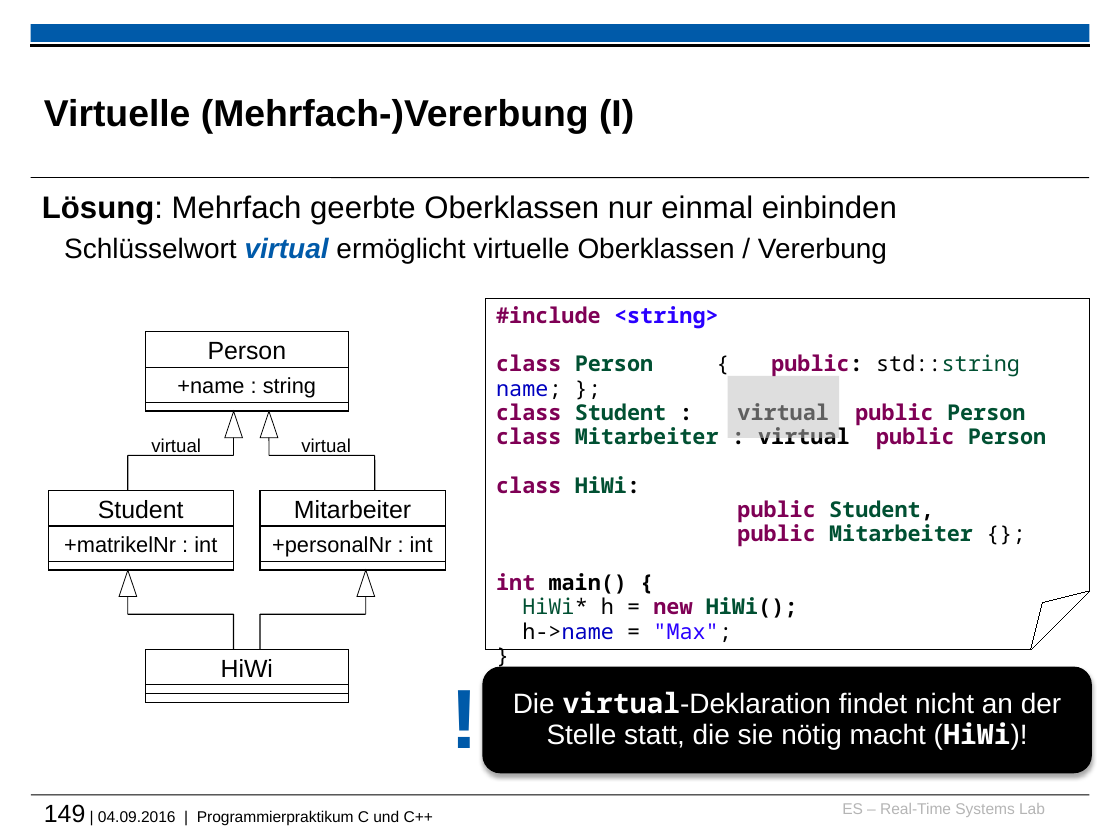
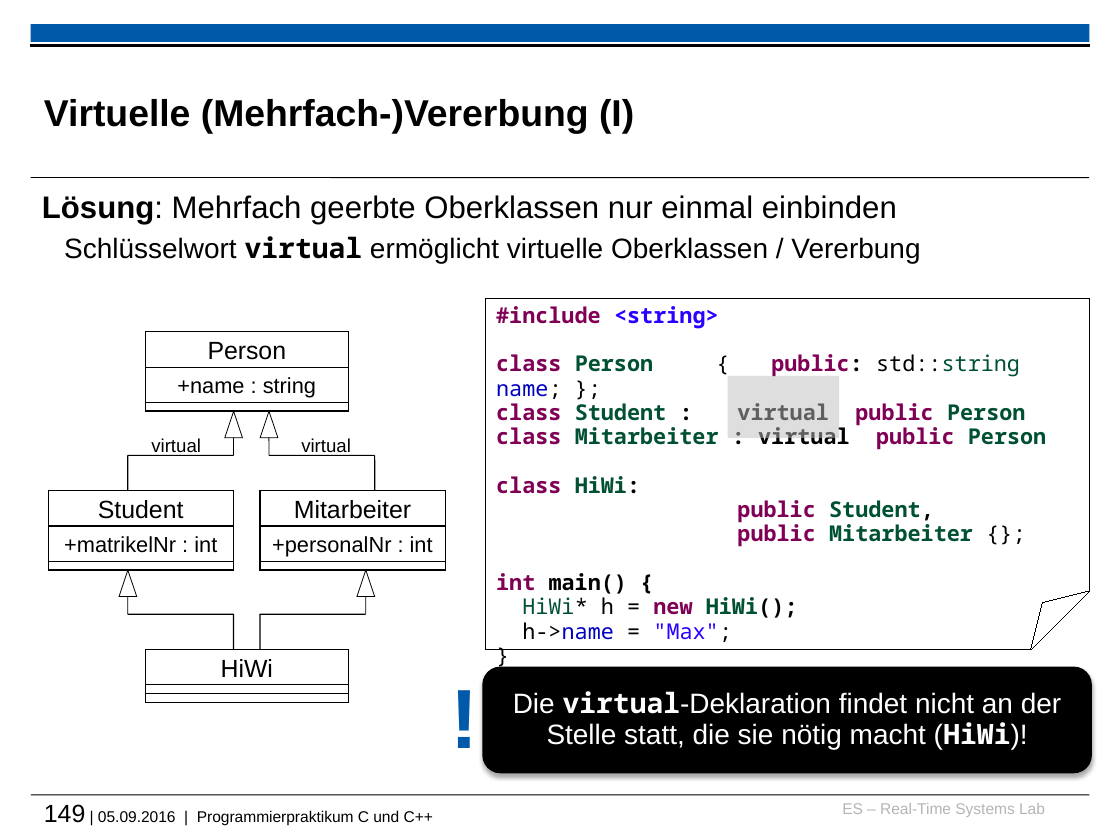
Before and after one commit to h82k/tud-cppp, a slide deck: slide 149 of cppp_lecture.pptx. Drawn at 1120x840 pixels with LibreOffice and Linux fonts; fonts in the diff are those of the drawing; background and template pictures are left out. Boxes give left, top, right and bottom in pixels: in the first picture for what was removed or moved away, otherwise in the second. Text is boxed around its words. In the diff, an @@ line names an element or a change of style, - is before the commit and + after.

```diff
--- a/cppp_lecture.pptx
+++ b/cppp_lecture.pptx
@@ text at [64,236,920,263]: font Arial to Noto Sans Mono, text colour #005AA9 to #000000, italic off in "virtual" @@
@@ text at [44,804,433,825]: text changed @@
-149 | 04.09.2016 | Programmierpraktikum C und C++
+149 | 05.09.2016 | Programmierpraktikum C und C++
```
Also in this commit, not shown: 9 other slides changed, 2 other files.
